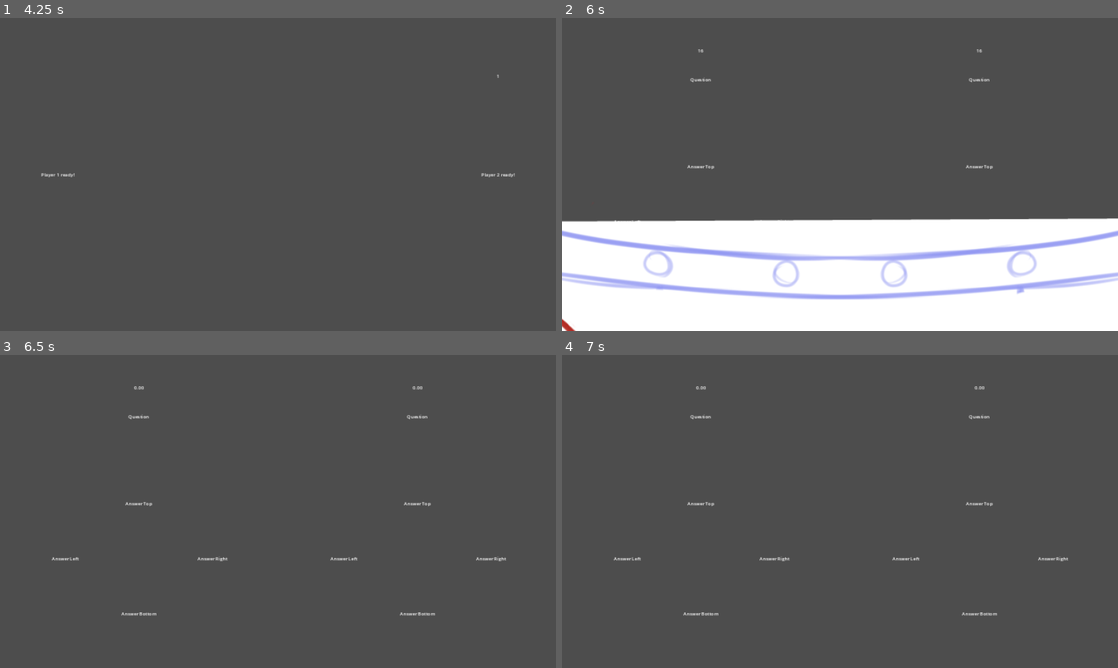
Above: before the commit, frames 1-4 (two rows, left to right).
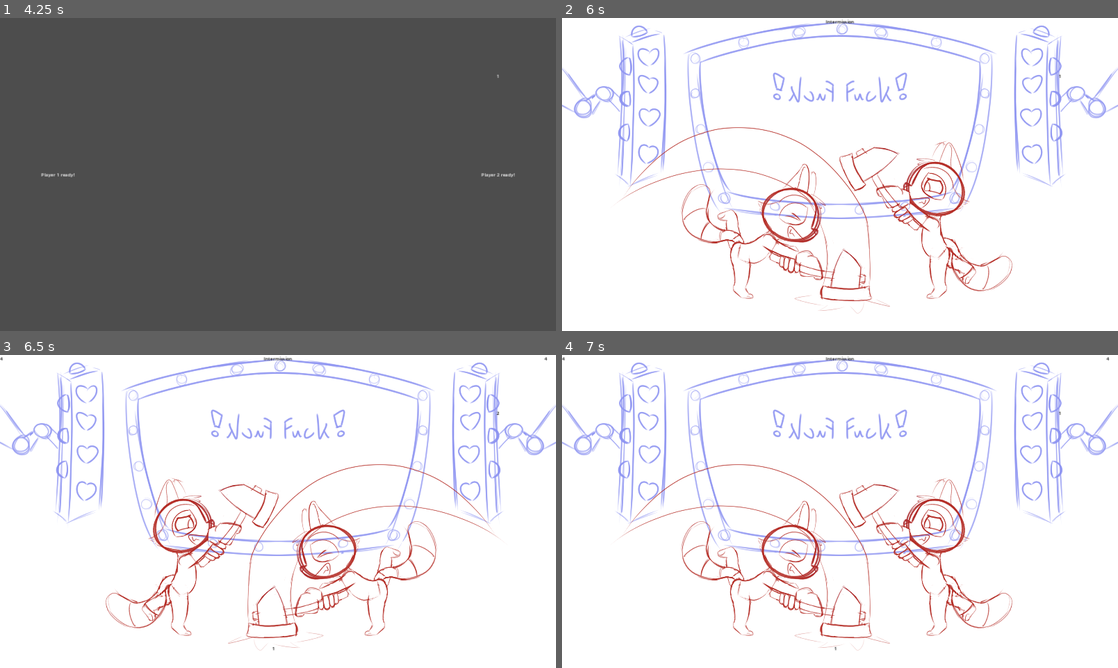
Above: after the commit, the same moments.

Repository: AidanOG/RuckusWare
Game: Godot game, scene res://Start Screen/start_screen.tscn
Same seed, same stepped clock (60 frames per second), same inputs: the game is played once before the commit and once after it. The engine's default icon, where the game draws it, is replaced by a stand-in: a white triangle on a blue panel in a dark square.
Inputs:
- Up to frame 1 (4.25 s): tap Enter at 0.5, 1.25, 2, 3.5 s; hold D (move_right_0) 0.53-1.28 s; hold Ctrl (any_button_0) 0.53-1.28 s; hold S (move_down_0) 1.28-2.03 s; tap Shift (any_button_1) at 1.35 s; hold D (move_right_0) 2.03-2.78 s; tap 4 (bottom_button_0) at 2.1 s; tap Space at 2.75 s; hold W (move_up_0) 2.78-3.53 s; tap 0 (bottom_button_1) at 2.85 s; hold 2 (left_button_0) from 3.53 s (still down); tap 1 (top_button_0) at 3.6 s
- Up to frame 2 (6 s): tap Space at 4.25 s; tap 7 (top_button_1) at 4.35 s; release 2 (left_button_0) at 5.03 s; hold S (move_down_0) 5.03-5.78 s; hold Ctrl (any_button_0) 5.03-5.78 s; hold D (move_right_0) from 5.78 s (still down); tap Shift (any_button_1) at 5.85 s
- Up to frame 3 (6.5 s): keep holding D (move_right_0)
- Up to frame 4 (7 s): release D (move_right_0) at 6.53 s; hold W (move_up_0) from 6.53 s (still down); tap 4 (bottom_button_0) at 6.6 s

Frame 1 is identical in both runs. In frame 2, 71% of the frame differs, in the area x 0-100%, y 0-100%; in frame 3, 100%; in frame 4, 100%.

Commit message:
The game loop update. Huge changes to main, adding hopefully nearly all the functionalities I'll need for the full game loop. Bosses/level ups + their associated speed changes are in. Game order is just like warioware. There's an intro now (still no game over tho). No more repeating microgames back to back

Diff:
--- a/Main Game/Microgames (Boss)/BossQuiz/boss_quiz.gd
+++ b/Main Game/Microgames (Boss)/BossQuiz/boss_quiz.gd
@@ -58,7 +58,7 @@
 var question_list_medium = [
 	["What year was COGS founded?", "2014", "", "", "", "2010", "2012", "2017", "2019", "2021", "2009", "1999", "2000", "2009", "2008", "2011"],
 	["What was [i]Minecraft[/i]'s original name?", "[i]Cave Game[/i]", "[i]Minecraft: Order of the Stone[/i]", "", "", "[i …(318 unchanged characters)…
-	["What is the name of Klonoa's home town?", "Breezegale", "", "", "", "Littleroot", "Phantomile", "Lunatea", "Volk City", "Twinleaf", "Zinkenstill"],
+	["What is the name of Klonoa's home town?", "Breezegale", "", "", "", "Littleroot", "Phantomile", "Lunatea", "Volk City", "Twinleaf", "Zinkenstill", "Gongaga"],
 	["Which is a real Pokémon?", "Brambleghast", "", "", "", "Tentaquil", "Slimer", "Crawltipede", "Orbulon", "Bohldohr",  …(306 unchanged characters)…
 	["Which is a real Pokémon?", "Centiskorch", "", "", "", "Tentaquil", "Slimer", "Crawltipede", "Orbulon", "Bohldohr", " …(305 unchanged characters)…
 	["Which is a real Pokémon?", "Wishiwashi", "", "", "", "Tentaquil", "Slimer", "Crawltipede", "Orbulon", "Bohldohr", "C …(304 unchanged characters)…
@@ -89,8 +89,13 @@
 	["Who is the titular \"guilty Gear\" from the [i]Guilty Gear[/i] franchise?", "Sol Badguy", "", "", "", "Ky Kiske", "L …(197 unchanged characters)…
 	["During a promotoional Q&A video for the 30th anniversary of [i]Super Mario Bros.[/i], series creator Shigeru Miyamot …(322 unchanged characters)…
 	["As of 2024, the world record speedrun for the original [i]Super Mario Bros.[/i] takes _____.", "around 5 minutes", "", "", "", "around 1 minute", "around 2 minutes", "around 10 minutes", "around 15 minutes", "around 20 minutes", "around 30 minutes", "around 1 hour", "around 30 seconds"],
-	["The Lowain Bros from [i]Granblue Fantasy[/i] are also col …(228 unchanged characters)… mid", "Magnificent Tools of Destruction"],
+	["The Lowain Bros from [i]Granblue Fantasy[/i] are also col …(228 unchanged characters)… mid", "Magnificent Tools of Destruction", "The Dudebros"],
 	["In [i]Pokémon Diamond[/i], [i]Pokémon Pearl[/i], and [i]Pokémon Platinum[/i], the device obtained in Jubilife City that occupies the DS' touch screen is called the _____.", "Pokétch", "", "", "", "Pokétech", "Pokédex", "PokéNav", "Pokégear", "C-Gear", "Cell Phone", "Xtransceiver"]
+]
+
+var question_list_hard =  [
+	["What's 9 + 10?", "21", "19", "", "", "20", "22", "4", "910", "2", "1", "90", "-1", "0.9"],
+	["What's Obama's last name?", "Soda", "Obama", "Care", "", "Obamna", "Barack", "Baracko", "Hussein", "Bush", "Biden", "Clinton"]
 ]
 
 var current_correct_answer_p1 = 0
@@ -105,7 +110,6 @@
 
 # Called when the node enters the scene tree for the first time.
 func _ready():
-
 	GameManager.p1_just_failed = true
 	GameManager.p2_just_failed = true
 
@@ -115,7 +119,7 @@
 	elif GameManager.game_level == 2:
 		question_list = question_list_medium
 	elif GameManager.game_level == 3:
-		pass
+		question_list = question_list_hard
 
 	get_tree().paused = true
 
--- a/Main Game/Microgames/GameHotDog/game_grab_stick.tscn
+++ b/Main Game/Microgames/GameHotDog/game_grab_stick.tscn
@@ -72,6 +72,21 @@
 grow_horizontal = 2
 grow_vertical = 2
 
+[node name="ProgressBar" type="ProgressBar" parent="CanvasLayer/Control"]
+layout_mode = 1
+anchors_preset = 7
+anchor_left = 0.5
+anchor_top = 1.0
+anchor_right = 0.5
+anchor_bottom = 1.0
+offset_left = -900.0
+offset_top = -80.0
+offset_right = 900.0
+offset_bottom = -50.0
+grow_horizontal = 2
+grow_vertical = 0
+show_percentage = false
+
 [node name="TransitionRect" type="TextureRect" parent="CanvasLayer/Control"]
 layout_mode = 1
 anchors_preset = 8
@@ -88,21 +103,6 @@
 pivot_offset = Vector2(960, 540)
 texture = ExtResource("2_tjaor")
 
-[node name="ProgressBar" type="ProgressBar" parent="CanvasLayer/Control"]
-layout_mode = 1
-anchors_preset = 7
-anchor_left = 0.5
-anchor_top = 1.0
-anchor_right = 0.5
-anchor_bottom = 1.0
-offset_left = -900.0
-offset_top = -80.0
-offset_right = 900.0
-offset_bottom = -50.0
-grow_horizontal = 2
-grow_vertical = 0
-show_percentage = false
-
 [node name="Catcher1" type="Area2D" parent="."]
 position = Vector2(640, 720)
 metadata/_edit_group_ = true
--- a/Main Game/Microgames/GameNotABug/game_not_a_bug.tscn
+++ b/Main Game/Microgames/GameNotABug/game_not_a_bug.tscn
@@ -61,6 +61,21 @@
 anchor_bottom = 1.0
 grow_horizontal = 2
 grow_vertical = 2
+
+[node name="ProgressBar" type="ProgressBar" parent="CanvasLayer/Control"]
+layout_mode = 1
+anchors_preset = 8
+anchor_left = 0.5
+anchor_top = 0.5
+anchor_right = 0.5
+anchor_bottom = 0.5
+offset_left = -900.0
+offset_top = 460.0
+offset_right = 900.0
+offset_bottom = 490.0
+grow_horizontal = 2
+grow_vertical = 2
+show_percentage = false
 
 [node name="TransitionRect" type="TextureRect" parent="CanvasLayer/Control"]
 layout_mode = 1
@@ -78,21 +93,6 @@
 pivot_offset = Vector2(960, 540)
 texture = ExtResource("2_ww7di")
 
-[node name="ProgressBar" type="ProgressBar" parent="CanvasLayer/Control"]
-layout_mode = 1
-anchors_preset = 8
-anchor_left = 0.5
-anchor_top = 0.5
-anchor_right = 0.5
-anchor_bottom = 0.5
-offset_left = -900.0
-offset_top = 460.0
-offset_right = 900.0
-offset_bottom = 490.0
-grow_horizontal = 2
-grow_vertical = 2
-show_percentage = false
-
 [node name="Swatter1" type="CharacterBody2D" parent="." node_paths=PackedStringArray("swat_cooldown_timer", "swat_area")]
 z_index = 1
 position = Vector2(640, 540)
--- a/Main Game/main.gd
+++ b/Main Game/main.gd
@@ -4,6 +4,10 @@
 @export var countdown_timer: Timer
 @export var intermission_music_timer: Timer
 @export var speed_up_music_timer: Timer
+@export var level_up_music_timer: Timer
+@export var boss_music_timer: Timer
+@export var special_speed_up_music_timer: Timer
+@export var intro_timer: Timer
 @export var intermission_label: Label
 @export var countdown_label: Label
 @export var p1_lives_label: Label
@@ -26,17 +30,38 @@
 var current_microgame: BaseMicrogame
 
 var next_game = 0
-var speed_up_factor = 2 ** (1/12)
+var speed_up_factor = 2.0 ** (1.0/12.0)
+
 
 
 # Called when the node enters the scene tree for the first time.
 func _ready():
-	intermission()
+
+	if GameManager.round_count == 0:
+		intro()
+	else:
+		intermission()
+	#intermission()
 	current_microgame = null
 
 # Called every frame. 'delta' is the elapsed time since the previous frame.
 func _process(delta):
 	countdown_label.text = str(floor(countdown_timer.get_time_left()) + 1)
+
+func intro():
+	await get_tree().create_timer(0.0/ GameManager.game_speed).timeout
+	intro_timer.start()
+	intro_timer.set_wait_time(2.0/GameManager.game_speed)
+	background_animation.set_speed_scale(GameManager.game_speed)
+	left_racoon.set_speed_scale(GameManager.game_speed)
+	right_racoon.set_speed_scale(GameManager.game_speed)
+	left_racoon.play("intermission")
+	right_racoon.play("intermission")
+	background_animation.play()
+	win_music.play() #CHANGE
+	lose_music.set_pitch_scale(GameManager.game_speed)
+
+
 
 func intermission():
 	if GameManager.p1_just_failed == true:
@@ -57,8 +82,10 @@
 	print(GameManager.p1_just_failed)
 	print(GameManager.p2_just_failed)
 
-	if GameManager.round_count % 2 == 0 && GameManager.round_count != 0:
+	if GameManager.round_count % 14 == 6 || GameManager.round_count % 14 == 11:
 		GameManager.speed_up_now = true
+	elif GameManager.round_count % 14 == 0 && GameManager.round_count != 0:
+		GameManager.boss_now = true
 
 
 	win_music.set_pitch_scale(GameManager.game_speed)
@@ -88,13 +115,46 @@
 				left_racoon.play("lose")
 				right_racoon.play("win")
 
-		if GameManager.speed_up_now == true:
-																					#used to be 1.375
+		if GameManager.special_speed_up_now == true:									#used to be 1.375
+			countdown_timer.set_wait_time((2.00) / (GameManager.game_speed) + ((4.00 + 1.5) / (GameManager.game_speed * speed_up_factor * speed_up_factor)))
+			intermission_music_timer.set_wait_time((2.00)/ (GameManager.game_speed) + (4.00 / (GameManager.game_speed * speed_up_factor * speed_up_factor)))
+			special_speed_up_music_timer.set_wait_time((2.00)/ GameManager.game_speed)
+			special_speed_up_music_timer.start()
+			GameManager.special_speed_up_now = false
+			print(GameManager.round_count)
+			print("Back up to speed!")
+
+		elif GameManager.speed_up_now == true:									#used to be 1.375
 			countdown_timer.set_wait_time((2.00) / (GameManager.game_speed) + ((4.00 + 1.5) / (GameManager.game_speed * speed_up_factor))) # each part of song is 2sec. 1.375 sec of the intermission is played here, the other 0.625 sec is played in the game scene
 			intermission_music_timer.set_wait_time((2.00)/ (GameManager.game_speed) + (4.00 / (GameManager.game_speed * speed_up_factor)))
 			speed_up_music_timer.set_wait_time((2.00)/ GameManager.game_speed)
 			speed_up_music_timer.start()
 			GameManager.speed_up_now = false
+			print(GameManager.round_count)
+			print("speed!")
+
+		elif GameManager.level_up_now == true:
+			countdown_timer.set_wait_time((2.00) / (GameManager.game_speed) + ((4.00 + 1.5) / (GameManager.game_speed)))
+			intermission_music_timer.set_wait_time((2.00)/ (GameManager.game_speed) + (4.00 / (GameManager.game_speed)))
+			level_up_music_timer.set_wait_time((2.00)/ GameManager.game_speed)
+			level_up_music_timer.start()
+			GameManager.level_up_now = false
+			print(GameManager.round_count)
+			print("Time to level up!")
+
+		elif GameManager.boss_now == true:
+			if GameManager.round_count == 14 || GameManager.round_count == 28:
+				countdown_timer.set_wait_time((2.00) / (GameManager.game_speed) + ((4.00 + 1.5) / (1.0)))
+				intermission_music_timer.set_wait_time((2.00)/ (GameManager.game_speed) + (4.00 / (1.0)))
+			else:
+				countdown_timer.set_wait_time((2.00) / (GameManager.game_speed) + ((4.00 + 1.5) / (GameManager.game_speed / speed_up_factor / speed_up_factor)))
+				intermission_music_timer.set_wait_time((2.00)/ (GameManager.game_speed) + (4.00 / (GameManager.game_speed / speed_up_factor / speed_up_factor)))
+			boss_music_timer.set_wait_time((2.00)/ GameManager.game_speed)
+			boss_music_timer.start()
+			#GameManager.boss_now = false
+			print(GameManager.round_count)
+			print("Boss time!")
+
 		else:
 												# used to be 1.375
 			countdown_timer.set_wait_time((2.00 + 1.5)/ GameManager.game_speed)
@@ -119,8 +179,21 @@
 	GameManager.p1_just_failed = false
 	GameManager.p2_just_failed = false
 	if GameManager.p1_lives > 0 && GameManager.p2_lives > 0:
-		next_game = randi_range(0, 1)
-		next_game = 1000
+		if GameManager.boss_now == true:
+			next_game = randi_range(1000, 1000)
+			#while next_game == GameManager.prev_boss:
+				#next_game = randi_range(1000, 1000)  #free this code when you have more than 1 boss
+			#GameManager.prev_boss = next_game
+			#GameManager.boss_now = false
+			if GameManager.round_count == 14 || GameManager.round_count == 28:
+				GameManager.level_up_now = true
+			else:
+				GameManager.special_speed_up_now = true
+		else:
+			next_game = randi_range(0, 1)
+			while next_game == GameManager.prev_microgame:
+				next_game = randi_range(0, 1)
+			GameManager.prev_microgame = next_game
 
 		if(next_game == 0):
 			#get_tree().change_scene_to_packed(SceneManager.grab_stick)
@@ -145,6 +218,8 @@
 		p1_lives_label.hide()
 		p2_lives_label.hide()
 		round_count_label.hide()
+		var out = "Round %d started with Game Speed %f." % [GameManager.round_count, GameManager.game_speed]
+		print(out)
 
 func _on_microgame_finished():
 	current_microgame.queue_free()
@@ -177,3 +252,51 @@
 	# change to speed up animation
 	left_racoon.play("intermission")
 	right_racoon.play("intermission")
+
+
+func _on_level_up_music_timer_timeout():
+	GameManager.game_level += 1
+	#GameManager.game_speed = 1.0
+	background_animation.set_speed_scale(GameManager.game_speed)
+	left_racoon.set_speed_scale(GameManager.game_speed)
+	right_racoon.set_speed_scale(GameManager.game_speed)
+	GameManager.intermission_music.set_pitch_scale(GameManager.game_speed)
+	speed_up_music.set_pitch_scale(GameManager.game_speed)
+	speed_up_music.play() #CHANGE
+	# change to speed up animation
+	left_racoon.play("intermission")
+	right_racoon.play("intermission")
+
+
+func _on_boss_music_timer_timeout():
+	if GameManager.round_count == 14 || GameManager.round_count == 28:
+		GameManager.game_speed = 1.0
+		print("RESET GAME SPEED")
+	else:
+		GameManager.game_speed = (GameManager.game_speed / speed_up_factor) / speed_up_factor
+	background_animation.set_speed_scale(GameManager.game_speed)
+	left_racoon.set_speed_scale(GameManager.game_speed)
+	right_racoon.set_speed_scale(GameManager.game_speed)
+	GameManager.intermission_music.set_pitch_scale(GameManager.game_speed)
+	speed_up_music.set_pitch_scale(GameManager.game_speed)
+	speed_up_music.play() #CHANGE
+	# change to speed up animation
+	left_racoon.play("intermission")
+	right_racoon.play("intermission")
+
+
+func _on_special_speed_up_music_timer_timeout():
+	GameManager.game_speed *= speed_up_factor * speed_up_factor
+	background_animation.set_speed_scale(GameManager.game_speed)
+	left_racoon.set_speed_scale(GameManager.game_speed)
+	right_racoon.set_speed_scale(GameManager.game_speed)
+	GameManager.intermission_music.set_pitch_scale(GameManager.game_speed)
+	speed_up_music.set_pitch_scale(GameManager.game_speed)
+	speed_up_music.play()
+	# change to speed up animation
+	left_racoon.play("intermission")
+	right_racoon.play("intermission")
+
+
+func _on_intro_timer_timeout():
+	intermission()
--- a/Main Game/main.tscn
+++ b/Main Game/main.tscn
@@ -337,11 +337,15 @@
 "speed": 8.0
 }]
 
-[node name="Main" type="Node" node_paths=PackedStringArray("countdown_timer", "intermission_music_timer", "speed_up_music_timer", "intermission_label", "countdown_label",  …(198 unchanged characters)…
+[node name="Main" type="Node" node_paths=PackedStringArray("countdown_timer", "intermission_music_timer", "speed_up_music_timer", "level_up_music_timer", "boss_music_timer", "special_speed_up_music_timer", "intro_timer", "intermission_label", "countdown_label",  …(198 unchanged characters)…
 script = ExtResource("1_iurfd")
 countdown_timer = NodePath("CountdownTimer")
 intermission_music_timer = NodePath("IntermissionMusicTimer")
 speed_up_music_timer = NodePath("SpeedUpMusicTimer")
+level_up_music_timer = NodePath("LevelUpMusicTimer")
+boss_music_timer = NodePath("BossMusicTimer")
+special_speed_up_music_timer = NodePath("SpecialSpeedUpMusicTimer")
+intro_timer = NodePath("IntroTimer")
 intermission_label = NodePath("CanvasLayer/Control/Label")
 countdown_label = NodePath("CanvasLayer/Control/CountdownLabel")
 p1_lives_label = NodePath("CanvasLayer/Control/P1Lives")
@@ -442,6 +446,22 @@
 wait_time = 2.0
 one_shot = true
 
+[node name="IntroTimer" type="Timer" parent="."]
+wait_time = 2.0
+one_shot = true
+
+[node name="SpecialSpeedUpMusicTimer" type="Timer" parent="."]
+wait_time = 2.0
+one_shot = true
+
+[node name="LevelUpMusicTimer" type="Timer" parent="."]
+wait_time = 2.0
+one_shot = true
+
+[node name="BossMusicTimer" type="Timer" parent="."]
+wait_time = 2.0
+one_shot = true
+
 [node name="CountdownTimer" type="Timer" parent="."]
 wait_time = 1.5
 one_shot = true
@@ -463,5 +483,9 @@
 stream = ExtResource("10_8ej0p")
 
 [connection signal="timeout" from="SpeedUpMusicTimer" to="." method="_on_speed_up_music_timer_timeout"]
+[connection signal="timeout" from="IntroTimer" to="." method="_on_intro_timer_timeout"]
+[connection signal="timeout" from="SpecialSpeedUpMusicTimer" to="." method="_on_special_speed_up_music_timer_timeout"]
+[connection signal="timeout" from="LevelUpMusicTimer" to="." method="_on_level_up_music_timer_timeout"]
+[connection signal="timeout" from="BossMusicTimer" to="." method="_on_boss_music_timer_timeout"]
 [connection signal="timeout" from="CountdownTimer" to="." method="_on_countdown_timer_timeout"]
 [connection signal="timeout" from="IntermissionMusicTimer" to="." method="_on_intermission_music_timer_timeout"]
--- a/game_manager.gd
+++ b/game_manager.gd
@@ -14,7 +14,12 @@
 var round_count = 0
 
 var speed_up_now = false
+var boss_now = false
 var level_up_now = false
+var special_speed_up_now = false
 
-var game_speed = 1
+var game_speed = 1.0
 var game_level = 1
+
+var prev_microgame = -1
+var prev_boss = -1
